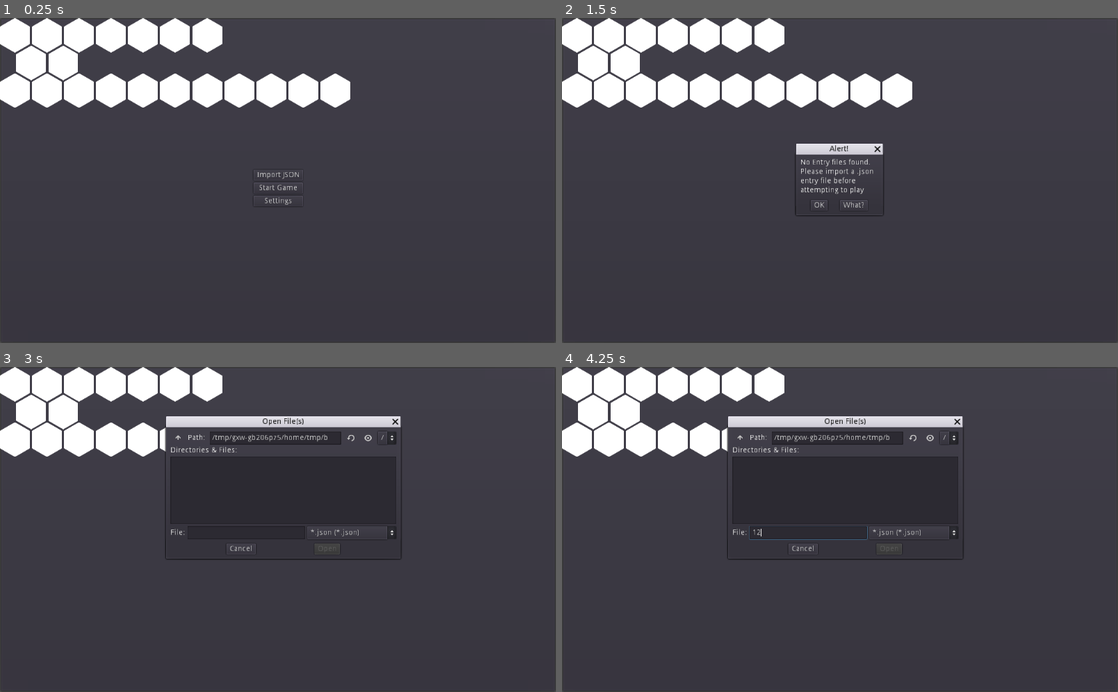
Above: before the commit, frames 1-4 (two rows, left to right).
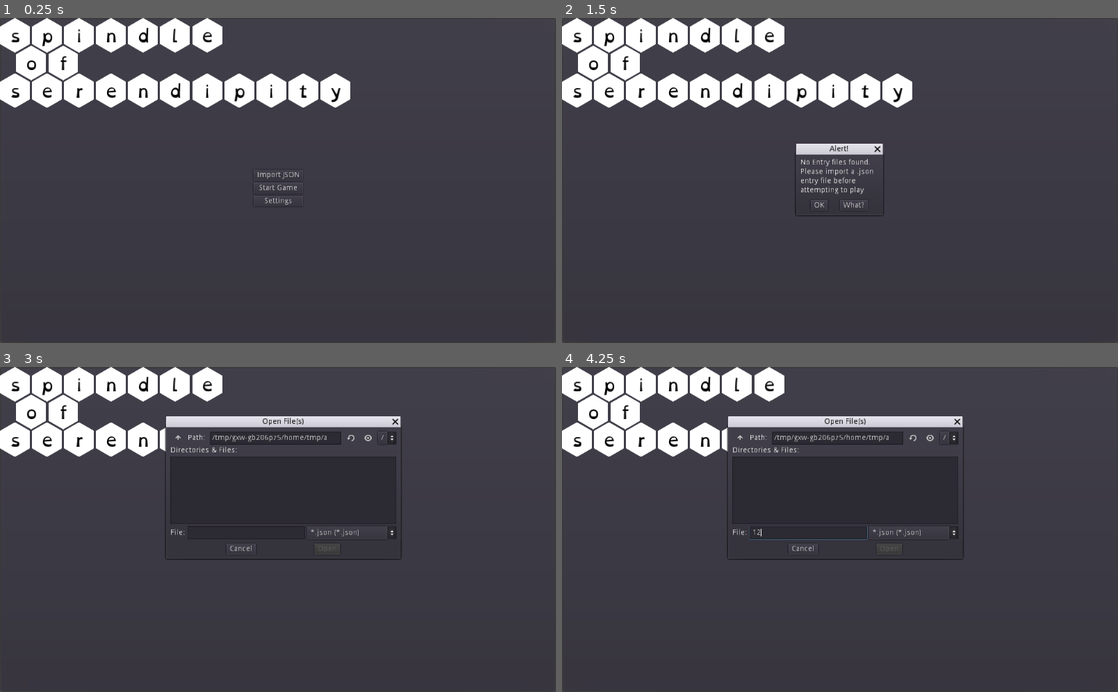
Above: after the commit, the same moments.

Repository: zacryol/spindle-of-serendipity
Game: Godot game, scene res://game/menus/MainMenu.tscn
The game is run twice, just before and just after one commit, with the same random seed, the same clock (stepped at 60 frames per second) and the same inputs.
Inputs (mouse positions are in pixels of both pictures, inside the frame that each line leads up to):
- Up to frame 1 (0.25 s): no input
- Up to frame 2 (1.5 s): click "Start Game" at 0.5 s; click "Start Game" at 1.25 s
- Up to frame 3 (3 s): click "OK" at 2 s; click "Import JSON" at 2.75 s
- Up to frame 4 (4.25 s): click (806, 532) at 3.52 s; type "12" at 3.6 s

The runs differ from the first frame. In frame 1, 0.6% of the frame differs, in the area x 2-62%, y 2-27%; in frame 2, 0.6%; in frame 3, 0.5%; in frame 4, 0.5%.

Commit message:
Filled in text for real

Diff:
--- a/game/menus/MainMenu.tscn
+++ b/game/menus/MainMenu.tscn
@@ -83,30 +83,37 @@
 margin_bottom = 40.0
 
 [node name="TitleHex" parent="Title/HBoxContainer" instance=ExtResource( 2 )]
+text = "s"
 
 [node name="TitleHex2" parent="Title/HBoxContainer" instance=ExtResource( 2 )]
 margin_left = 59.0
 margin_right = 114.0
+text = "p"
 
 [node name="TitleHex3" parent="Title/HBoxContainer" instance=ExtResource( 2 )]
 margin_left = 118.0
 margin_right = 173.0
+text = "i"
 
 [node name="TitleHex4" parent="Title/HBoxContainer" instance=ExtResource( 2 )]
 margin_left = 177.0
 margin_right = 232.0
+text = "n"
 
 [node name="TitleHex5" parent="Title/HBoxContainer" instance=ExtResource( 2 )]
 margin_left = 236.0
 margin_right = 291.0
+text = "d"
 
 [node name="TitleHex6" parent="Title/HBoxContainer" instance=ExtResource( 2 )]
 margin_left = 295.0
 margin_right = 350.0
+text = "l"
 
 [node name="TitleHex7" parent="Title/HBoxContainer" instance=ExtResource( 2 )]
 margin_left = 354.0
 margin_right = 409.0
+text = "e"
 
 [node name="HBoxContainer2" type="HBoxContainer" parent="Title"]
 margin_left = 29.5
@@ -118,10 +125,12 @@
 }
 
 [node name="TitleHex" parent="Title/HBoxContainer2" instance=ExtResource( 2 )]
+text = "o"
 
 [node name="TitleHex2" parent="Title/HBoxContainer2" instance=ExtResource( 2 )]
 margin_left = 59.0
 margin_right = 114.0
+text = "f"
 
 [node name="HBoxContainer3" type="HBoxContainer" parent="Title"]
 margin_top = 102.0
@@ -132,46 +141,57 @@
 }
 
 [node name="TitleHex" parent="Title/HBoxContainer3" instance=ExtResource( 2 )]
+text = "s"
 
 [node name="TitleHex2" parent="Title/HBoxContainer3" instance=ExtResource( 2 )]
 margin_left = 59.0
 margin_right = 114.0
+text = "e"
 
 [node name="TitleHex3" parent="Title/HBoxContainer3" instance=ExtResource( 2 )]
 margin_left = 118.0
 margin_right = 173.0
+text = "r"
 
 [node name="TitleHex4" parent="Title/HBoxContainer3" instance=ExtResource( 2 )]
 margin_left = 177.0
 margin_right = 232.0
+text = "e"
 
 [node name="TitleHex5" parent="Title/HBoxContainer3" instance=ExtResource( 2 )]
 margin_left = 236.0
 margin_right = 291.0
+text = "n"
 
 [node name="TitleHex6" parent="Title/HBoxContainer3" instance=ExtResource( 2 )]
 margin_left = 295.0
 margin_right = 350.0
+text = "d"
 
 [node name="TitleHex7" parent="Title/HBoxContainer3" instance=ExtResource( 2 )]
 margin_left = 354.0
 margin_right = 409.0
+text = "i"
 
 [node name="TitleHex8" parent="Title/HBoxContainer3" instance=ExtResource( 2 )]
 margin_left = 413.0
 margin_right = 468.0
+text = "p"
 
 [node name="TitleHex9" parent="Title/HBoxContainer3" instance=ExtResource( 2 )]
 margin_left = 472.0
 margin_right = 527.0
+text = "i"
 
 [node name="TitleHex10" parent="Title/HBoxContainer3" instance=ExtResource( 2 )]
 margin_left = 531.0
 margin_right = 586.0
+text = "t"
 
 [node name="TitleHex11" parent="Title/HBoxContainer3" instance=ExtResource( 2 )]
 margin_left = 590.0
 margin_right = 645.0
+text = "y"
 [connection signal="pressed" from="VBoxContainer/ImportButton" to="." method="_on_ImportButton_pressed"]
 [connection signal="pressed" from="VBoxContainer/StartButton" to="." method="_on_StartButton_pressed"]
 [connection signal="pressed" from="VBoxContainer/Settings" to="." method="_on_Settings_pressed"]
